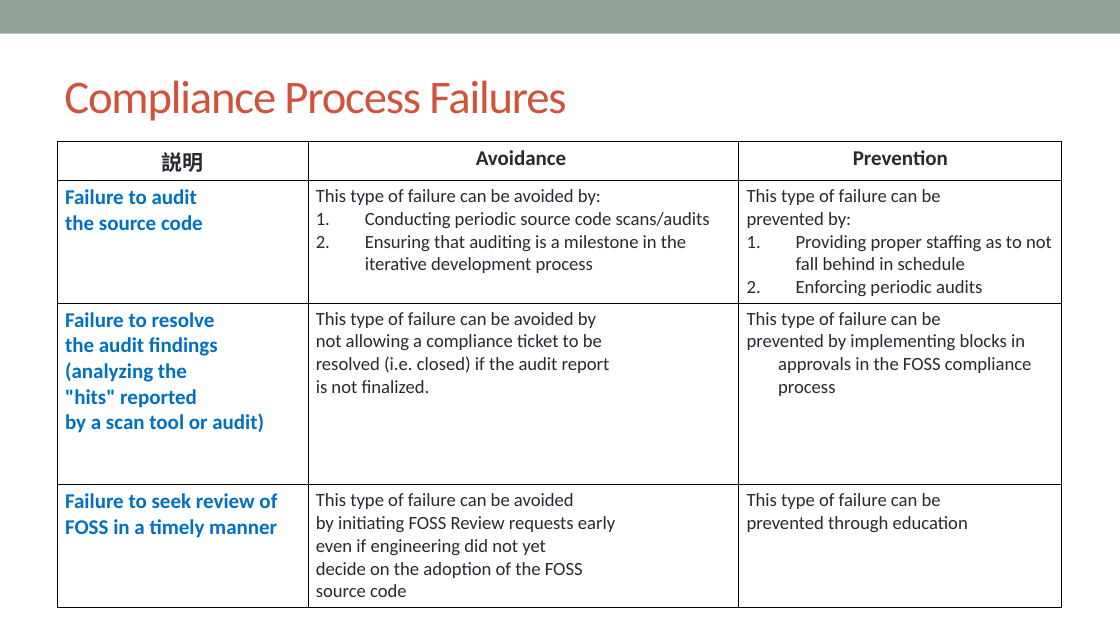
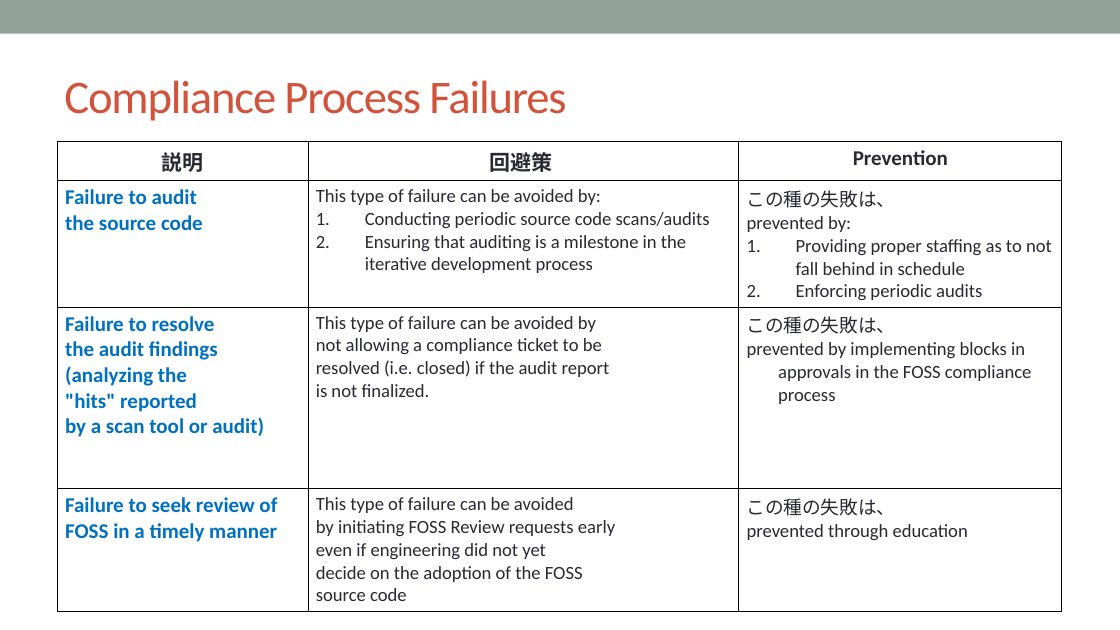
Before and after one commit to OpenChain-Project/Curriculum-Translation-JP, a slide deck: slide 72 of target/openchain-curriculum-release-2.pptx. Drawn at 1120x630 pixels with LibreOffice and Linux fonts; fonts in the diff are those of the drawing; background and template pictures are left out. Boxes give left, top, right and bottom in pixels: in the first picture for what was removed or moved away, otherwise in the second. Text is boxed around its words. In the diff, an @@ line names an element or a change of style, - is before the commit and + after.

```diff
--- a/target/openchain-curriculum-release-2.pptx
+++ b/target/openchain-curriculum-release-2.pptx
@@ table at (57, 142, 1062, 605) @@
-row 1, column 2: Avoidance
+row 1, column 2: 回避策
-row 2, column 3: This type of failure can be / prevented by: / Providing proper staffing as to not fall behind in schedule / Enforcing periodic audits
+row 2, column 3: この種の失敗は、 / prevented by: / Providing proper staffing as to not fall behind in schedule / Enforcing periodic audits
-row 3, column 3: This type of failure can be / prevented by implementing blocks in approvals in the FOSS compliance process
+row 3, column 3: この種の失敗は、 / prevented by implementing blocks in approvals in the FOSS compliance process
-row 4, column 3: This type of failure can be / prevented through education
+row 4, column 3: この種の失敗は、 / prevented through education
```
Also in this commit, not shown: 6 other slides changed, 8 other files.
